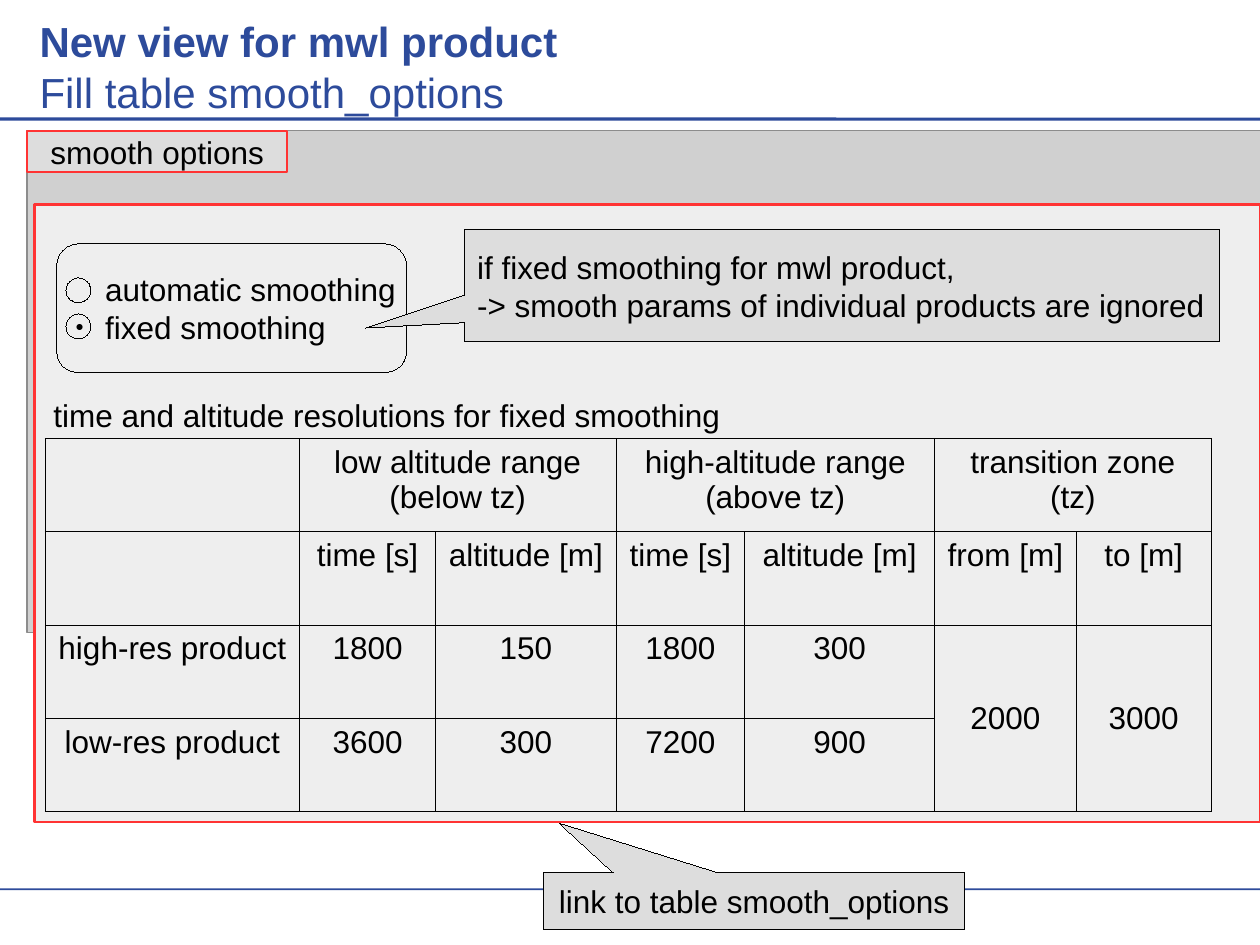
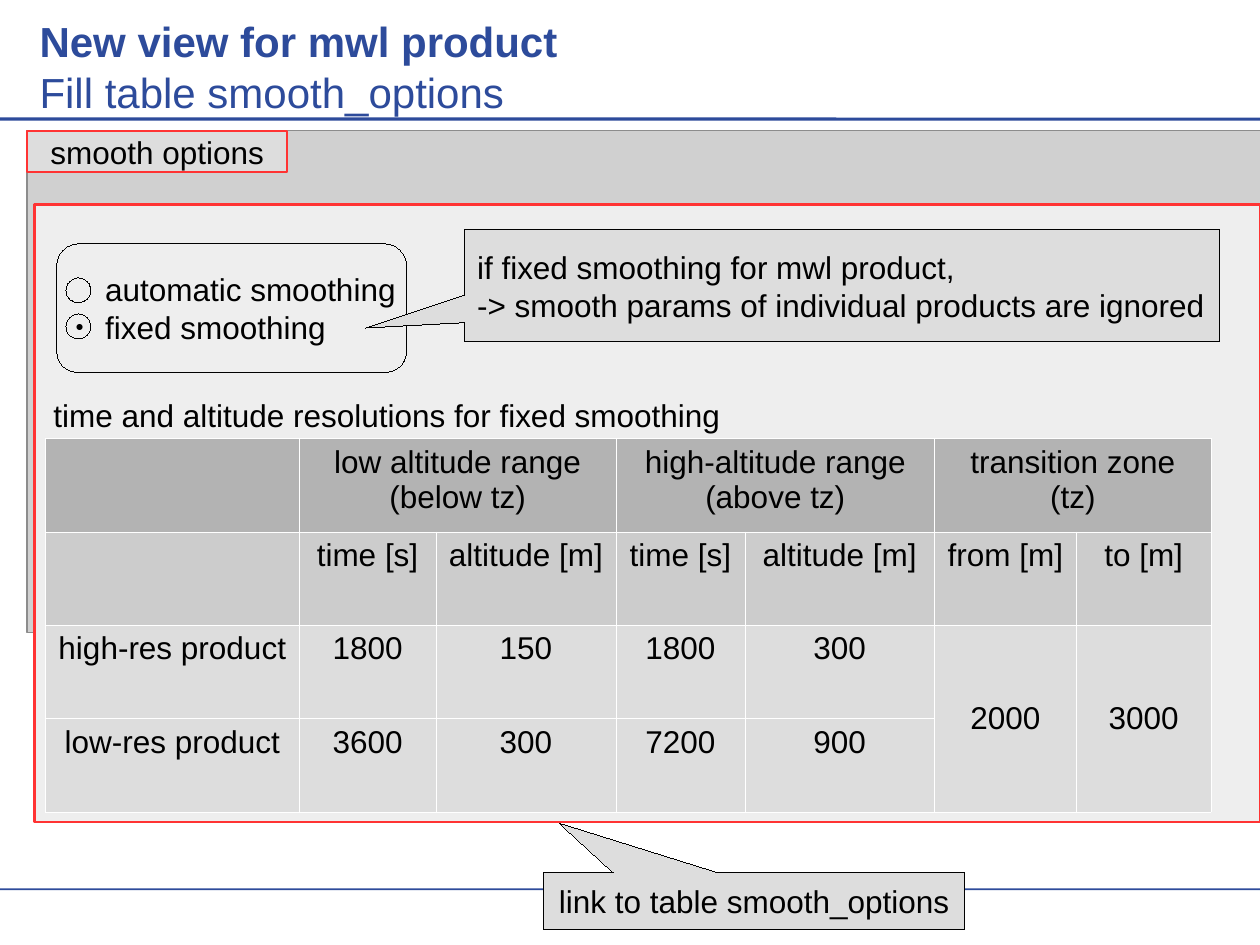
Before and after one commit to actris-scc/ELDAmwl, a slide deck: slide 7 of SCCinterface_for_ELDAmwl.odp. Drawn at 1260x945 pixels with LibreOffice and Linux fonts; fonts in the diff are those of the drawing; grey boxes stand for pictures; background and template pictures are left out. Boxes give left, top, right and bottom in pixels: in the first picture for what was removed or moved away, otherwise in the second. Text is boxed around its words. In the diff, an @@ line names an element or a change of style, - is before the commit and + after.

Commit message:
finish description of new views in SCC interface for ELDAmwl and updated script for database modifications (alter / create polarization related tables and fill with example data)

```diff
--- a/SCCinterface_for_ELDAmwl.odp
+++ b/SCCinterface_for_ELDAmwl.odp
@@ table at [45, 438, 1211, 811] @@
@@ fill none to #B3B3B3 in 3 cells @@
@@ fill none to #CCCCCC in 6 cells @@
@@ fill none to #DDDDDD in 12 cells @@
@@ borders changed @@
```
Also in this commit, not shown: 3 other slides changed, 3 slides added, 1 other file.
